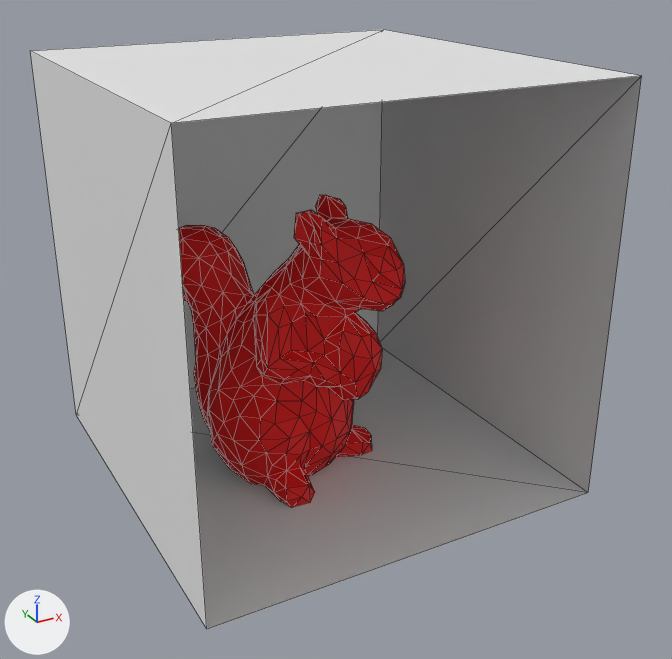
The OBJ model resources/models/cornell/squirrel.obj as it was, and as the next commit left it.
Camera for both pictures: a 50 mm lens placed at (-1.96, -3.8, 2.58), pointed at (0.05, -0.15, 0.75). The axes (+X, +Y, +Z) are drawn at lower left. The lights are the same throughout. Mesh edges are drawn as thin lines. Where no turn or scale is listed for an object, it has been applied to the vertices.

The first picture shows 'Walls', 'squirrel1k'.
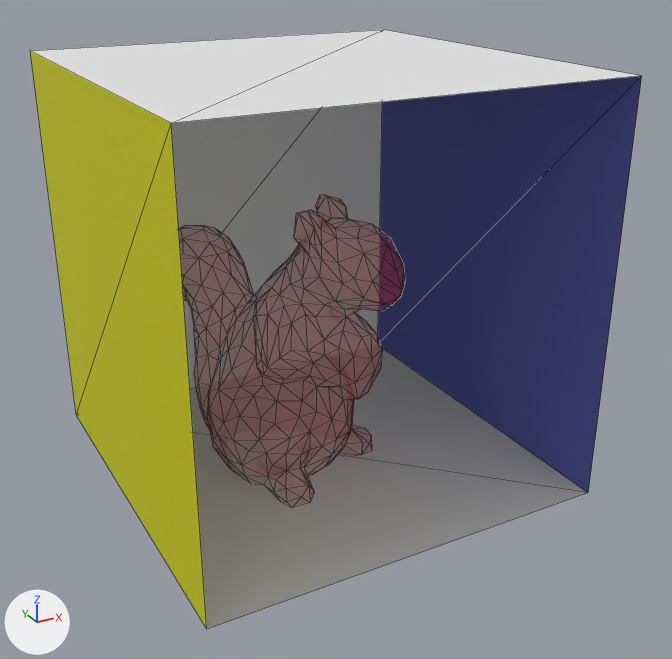
Commit message: Changed squirrel model (more materials).

Location of each change, [x1, y1, x2, y2] in pixels of the pictures (672 x 659 px):
```json
{"object": "squirrel1k", "change": "surface changed", "before": [179, 195, 405, 507], "after": [179, 195, 405, 507]}
{"part": 1, "of": "me_walls", "change": "recoloured", "before": [378, 76, 642, 492], "after": [378, 76, 642, 492], "on screen": "white to blue"}
{"part": 2, "of": "me_walls", "change": "recoloured", "before": [30, 51, 207, 629], "after": [30, 51, 207, 629], "on screen": "white to yellow"}
```

Scene script edits in JSON lines:
```json
{"op": "set", "path": "mat_squirrel.alpha", "old": "1.0", "new": "0.2"}
{"op": "add", "block": "mat_wallleft", "code": ["mat_wallleft = principled_material('WallLeft')", "mat_wallleft.base_color = (0.632, 0.64, 0.0)  # yellow #d0d100", "mat_wallleft.roughness = 0.69"]}
{"op": "add", "block": "mat_ceiling", "code": ["mat_ceiling = principled_material('Ceiling')", "mat_ceiling.base_color = (0.8, 0.8, 0.8)  # white #e7e7e7", "mat_ceiling.roughness = 0.69"]}
{"op": "add", "block": "mat_wallright", "code": ["mat_wallright = principled_material('WallRight')", "mat_wallright.base_color = (0.124, 0.16, 0.64)  # blue #636fd1", "mat_wallright.roughness = 0.69"]}
{"block": "me_walls", "where": "me_walls.from_pydata(...)  # 8 vertices, 10 faces; spans x -1.0..1.0, y -1.0..1.0, z 0.0..2.0"}
{"block": "me_walls", "where": "# used by ob_walls; location = (0.0, 0.0, 0.0)"}
{"block": "me_walls", "change": "me_walls part 1: 2 faces spanning x 1.0, y -1.0..1.0, z 0.0..2.0 switch from mat_material (white #e7e7e7) to mat_wallright (blue #636fd1)"}
{"block": "me_walls", "change": "me_walls part 2: 2 faces spanning x -1.0, y -1.0..1.0, z 0.0..2.0 switch from mat_material (white #e7e7e7) to mat_wallleft (yellow #d0d100)"}
{"op": "add", "block": "me_walls", "code": "me_walls.materials.append(mat_ceiling)  # white #e7e7e7"}
```
